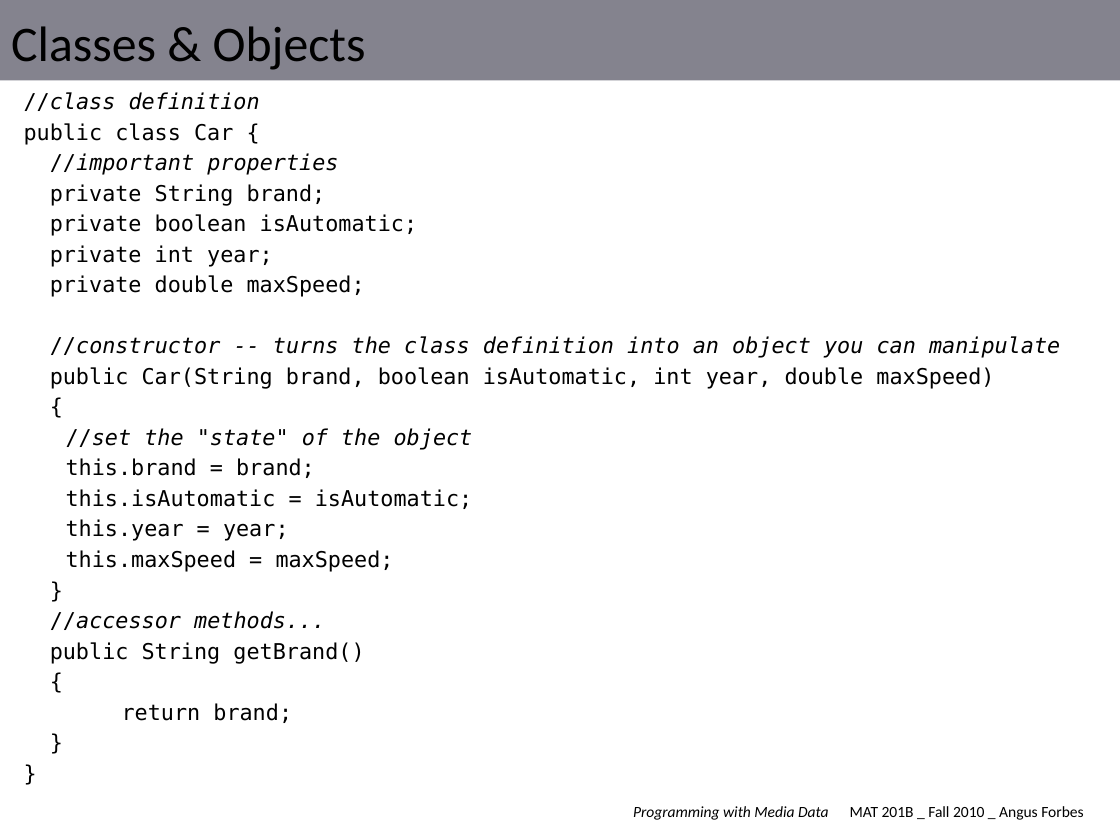
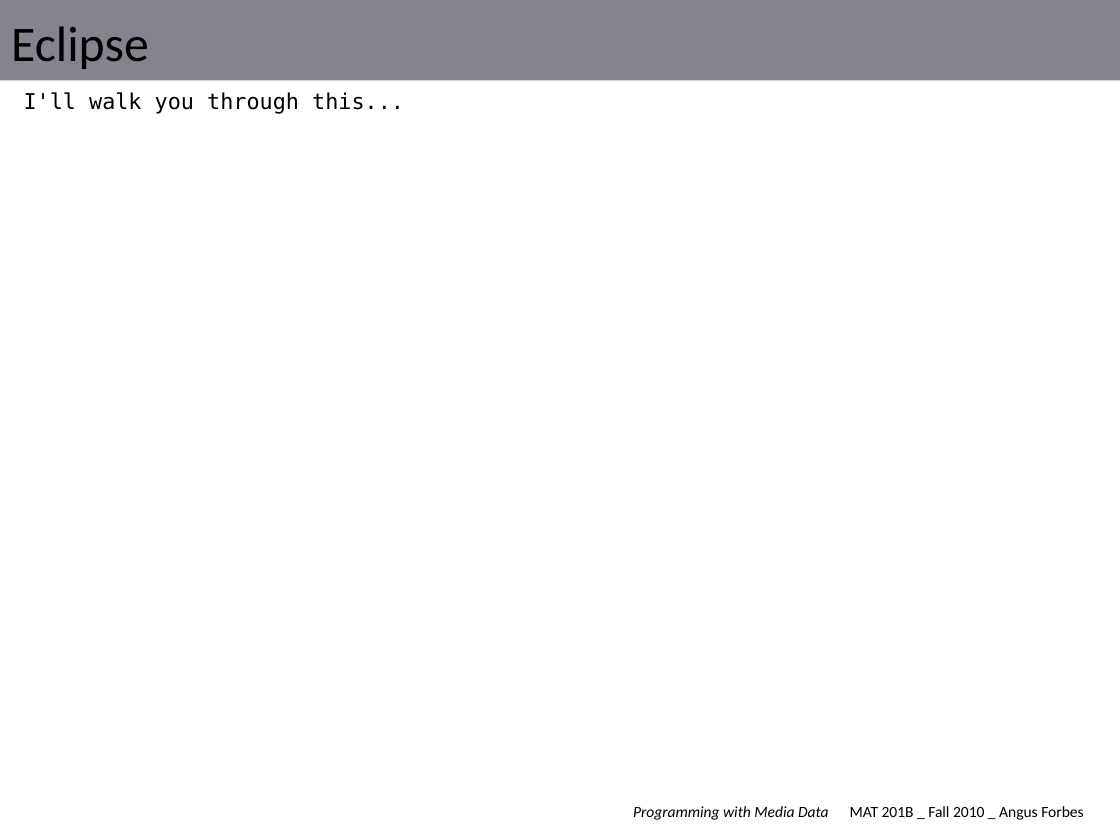
Before and after one commit to angusforbes/mat201b, a slide deck: slide 10 of slides/week2_tues.pptx (slide 7 before the commit). Drawn at 1120x840 pixels with LibreOffice and Linux fonts; fonts in the diff are those of the drawing. Boxes give left, top, right and bottom in pixels: in the first picture for what was removed or moved away, otherwise in the second. Text is boxed around its words. In the diff, an @@ line names an element or a change of style, - is before the commit and + after.

```diff
--- a/slides/week2_tues.pptx
+++ b/slides/week2_tues.pptx
@@ title at box(11, 26, 149, 69): text changed @@
-Classes & Objects
+Eclipse
@@ text at box(24, 92, 404, 114): text changed @@
-//class definition
-public class Car {
-//important properties
-private String brand;
-private boolean isAutomatic;
-private int year;
-private double maxSpeed;
-//constructor -- turns the class definition into an object you can manipulate
-public Car(String brand, boolean isAutomatic, int year, double maxSpeed)
-{
-//set the "state" of the object
-this.brand = brand;
-this.isAutomatic = isAutomatic;
-this.year = year;
-this.maxSpeed = maxSpeed;
-}
-//accessor methods...
-public String getBrand()
-{
-return brand;
-}
-}
+I'll walk you through this...
```
Also in this commit, not shown: 5 other slides changed, 7 slides added, 10 slides removed, 13 other files.
